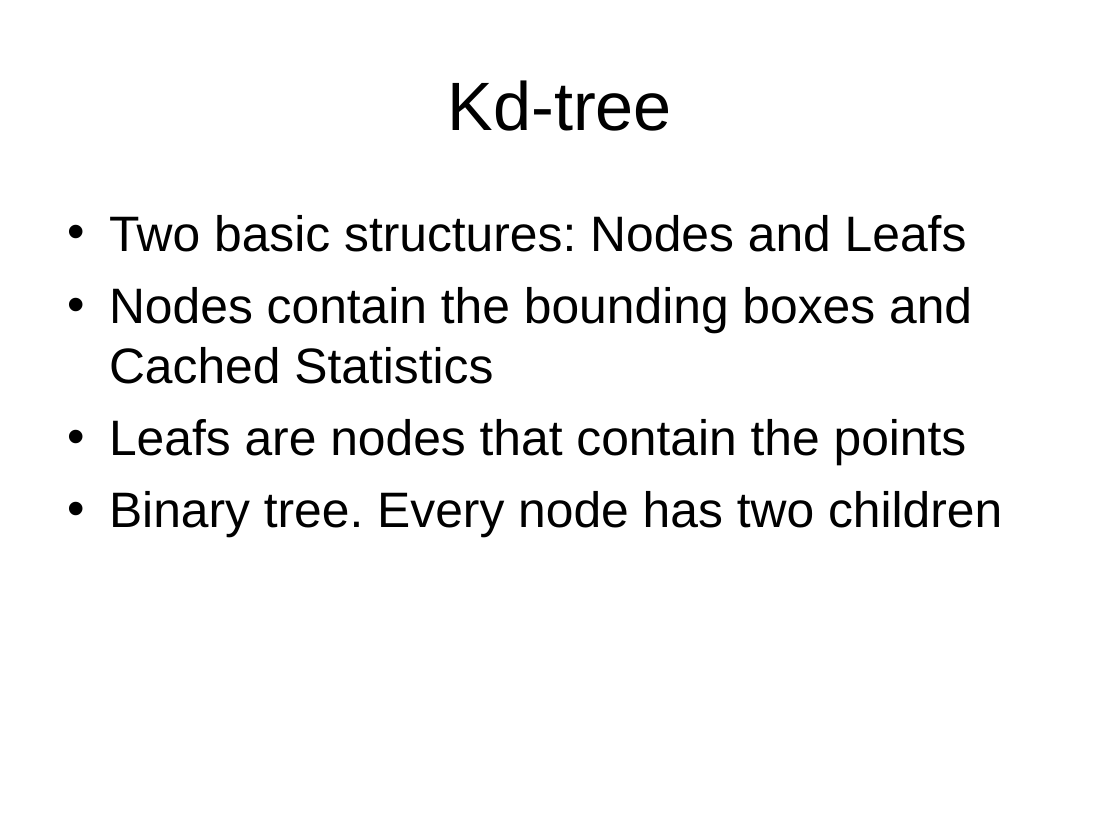
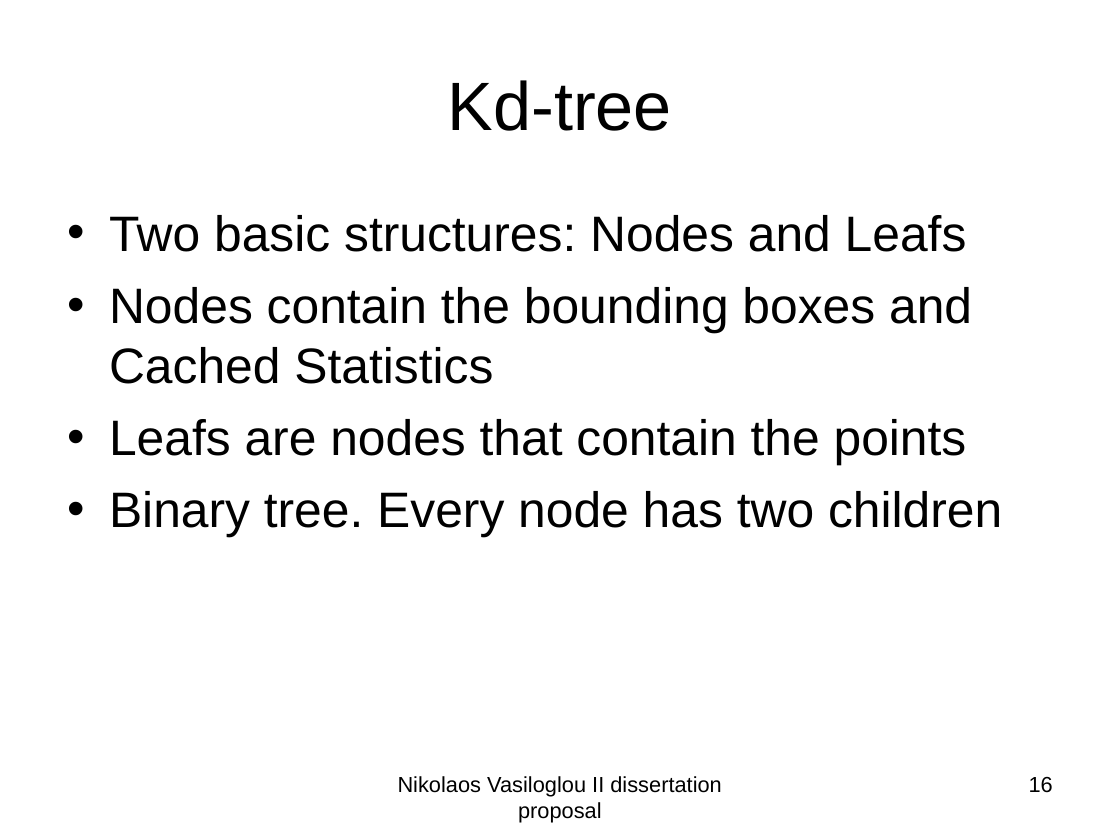
Before and after one commit to subailong/mlpack, a slide deck: slide 16 of fastlib/u/nvasil/docs/proposal/proposal.ppt (slide 13 before the commit). Drawn at 1120x840 pixels with LibreOffice and Linux fonts; fonts in the diff are those of the drawing. Boxes give left, top, right and bottom in pixels: in the first picture for what was removed or moved away, otherwise in the second. Text is boxed around its words. In the diff, an @@ line names an element or a change of style, - is before the commit and + after.

```diff
--- a/fastlib/u/nvasil/docs/proposal/proposal.ppt
+++ b/fastlib/u/nvasil/docs/proposal/proposal.ppt
@@ text added at <box>398,776,721,823</box>, 14 pt, text #000000 @@
+Nikolaos Vasiloglou II dissertation proposal
@@ page number added at <box>1029,777,1053,793</box>, 14 pt, text #000000 @@
+16
```
Also in this commit, not shown: 30 other slides changed, 20 slides added, 5 slides removed.
